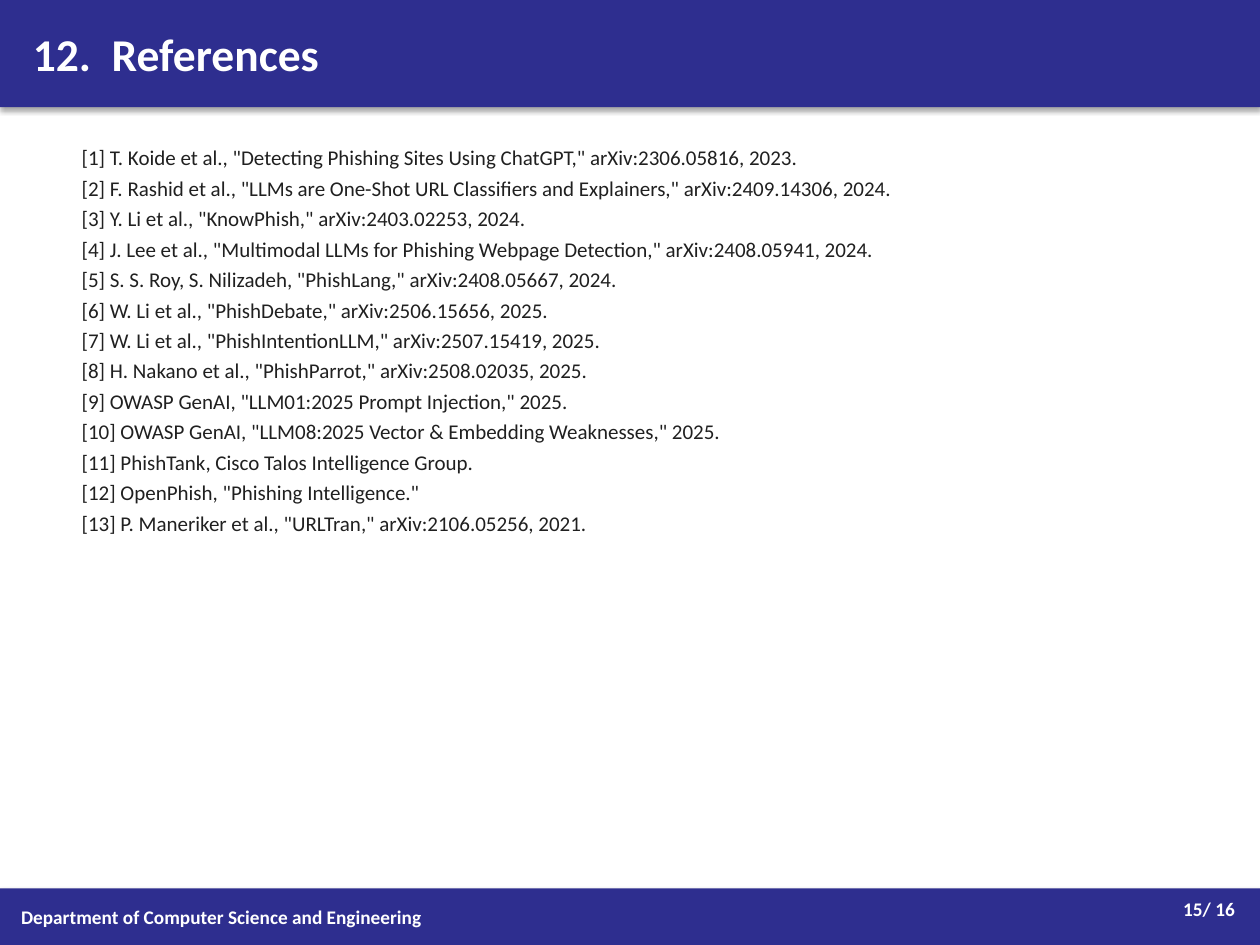
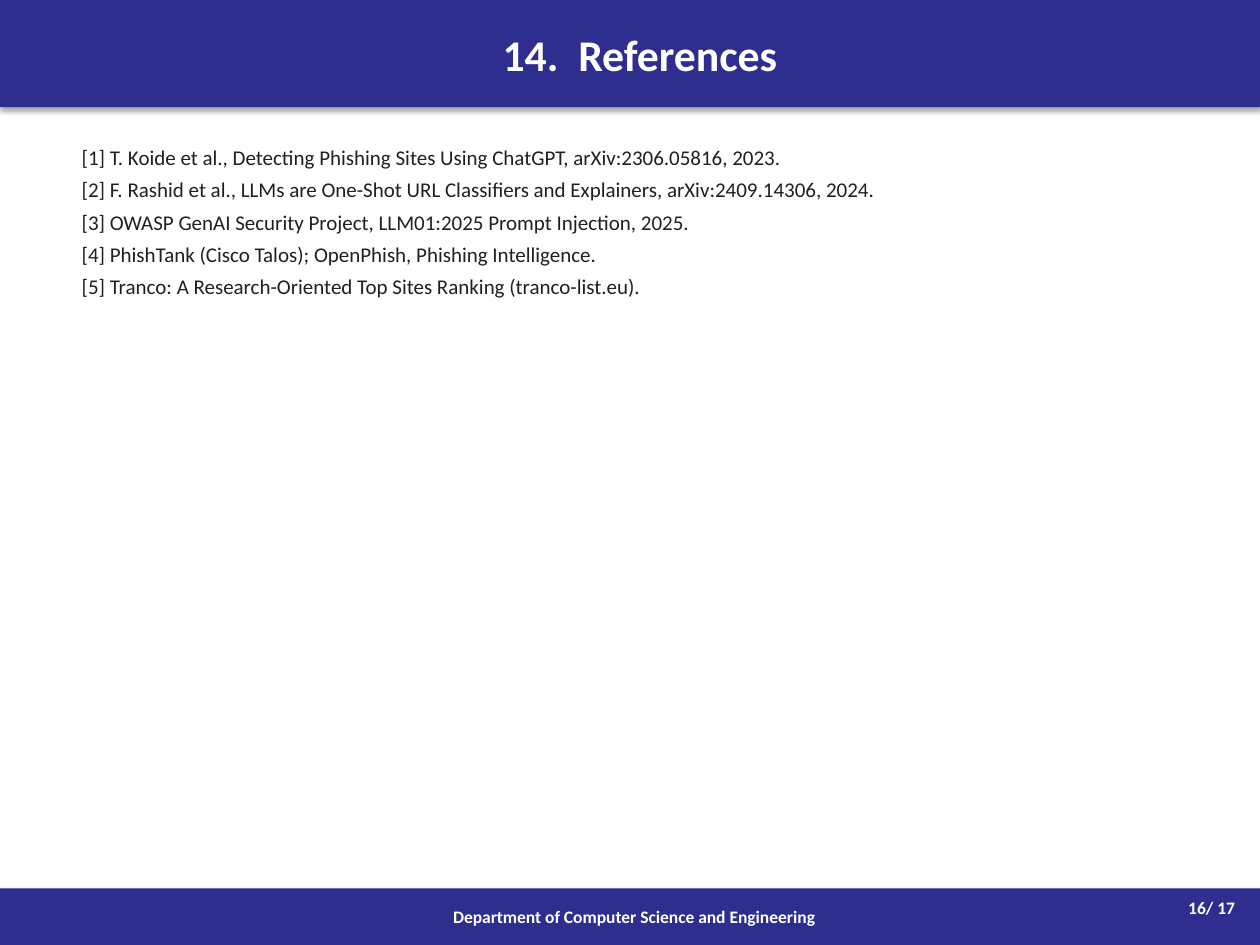
Before and after one commit to Advityaa/fake-url-detection, a slide deck: slide 16 of Project_Progress_Presentation.pptx (slide 15 before the commit). Drawn at 1260x945 pixels with LibreOffice and Linux fonts; fonts in the diff are those of the drawing. Boxes give left, top, right and bottom in pixels: in the first picture for what was removed or moved away, otherwise in the second. Text is boxed around its words. In the diff, an @@ line names an element or a change of style, - is before the commit and + after.

```diff
--- a/Project_Progress_Presentation.pptx
+++ b/Project_Progress_Presentation.pptx
@@ text in rectangle at box(503, 40, 777, 72): text changed; size 26 to 25 pt @@
-12. References
+14. References
@@ text at box(82, 150, 874, 298): text changed @@
-[1] T. Koide et al., "Detecting Phishing Sites Using ChatGPT," arXiv:2306.05816, 2023.
-[2] F. Rashid et al., "LLMs are One-Shot URL Classifiers and Explainers," arXiv:2409.14306, 2024.
-[3] Y. Li et al., "KnowPhish," arXiv:2403.02253, 2024.
-[4] J. Lee et al., "Multimodal LLMs for Phishing Webpage Detection," arXiv:2408.05941, 2024.
-[5] S. S. Roy, S. Nilizadeh, "PhishLang," arXiv:2408.05667, 2024.
-[6] W. Li et al., "PhishDebate," arXiv:2506.15656, 2025.
-[7] W. Li et al., "PhishIntentionLLM," arXiv:2507.15419, 2025.
-[8] H. Nakano et al., "PhishParrot," arXiv:2508.02035, 2025.
-[9] OWASP GenAI, "LLM01:2025 Prompt Injection," 2025.
-[10] OWASP GenAI, "LLM08:2025 Vector & Embedding Weaknesses," 2025.
-[11] PhishTank, Cisco Talos Intelligence Group.
-[12] OpenPhish, "Phishing Intelligence."
-[13] P. Maneriker et al., "URLTran," arXiv:2106.05256, 2021.
+[1] T. Koide et al., Detecting Phishing Sites Using ChatGPT, arXiv:2306.05816, 2023.
+[2] F. Rashid et al., LLMs are One-Shot URL Classifiers and Explainers, arXiv:2409.14306, 2024.
+[3] OWASP GenAI Security Project, LLM01:2025 Prompt Injection, 2025.
+[4] PhishTank (Cisco Talos); OpenPhish, Phishing Intelligence.
+[5] Tranco: A Research-Oriented Top Sites Ranking (tranco-list.eu).
@@ rectangle "Department of Computer Science and ..." at box(0, 888, 1260, 945): size 11 to 10 pt; alignment left to centre @@
@@ text at box(1188, 901, 1235, 915): text changed; size 11 to 10 pt @@
-15/ 16
+16/ 17
```
Also in this commit, not shown: 9 other slides changed, 7 slides added, 6 slides removed, 3 other files.
